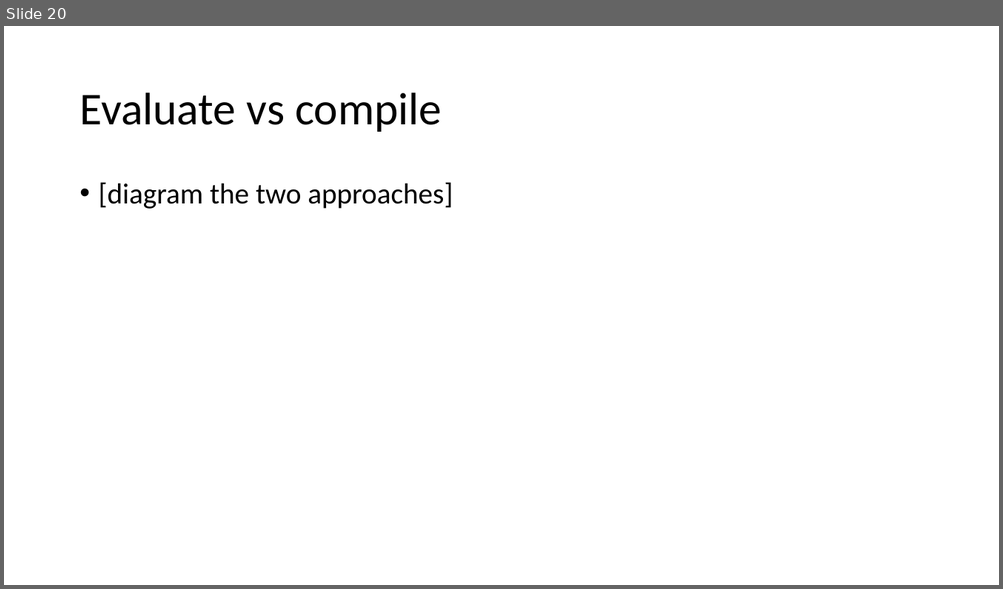
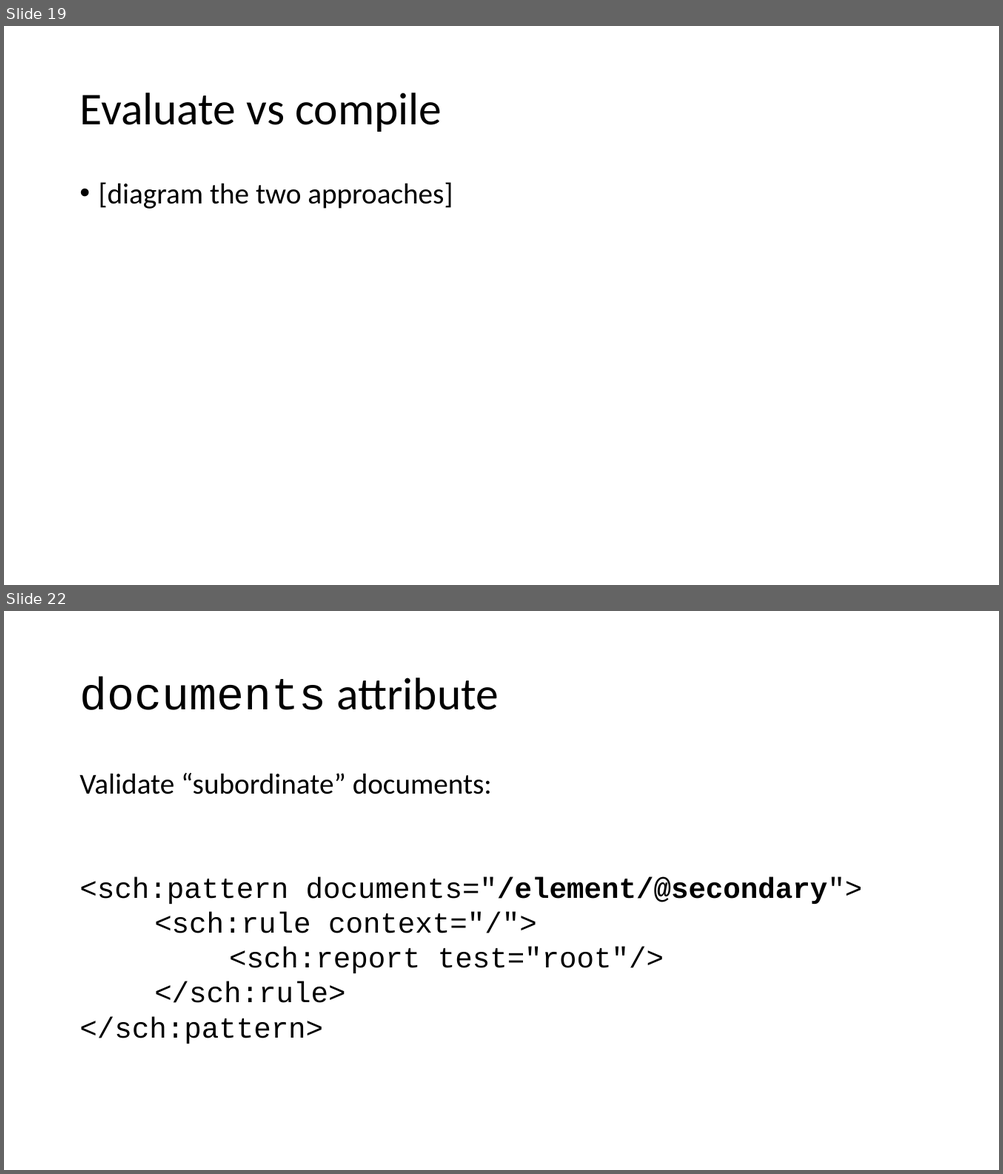
Before and after one commit to AndrewSales/XQS, a slide deck: Markup UK 2023 slides.pptx. Shown one above the other, each under a label of ours: slide 20 before the commit, slides 19 and 22 after it; the slides between them are not shown. The pictures are 1003x589 and 1003x1174 pixels, drawn with LibreOffice and Linux fonts; fonts in the diff are those of the drawing. Boxes give left, top, right and bottom in pixels: in the first picture for what was removed or moved away, otherwise in the second. Text is boxed around its words. In the diff, an @@ line names an element or a change of style, - is before the commit and + after.

```diff
--- a/Markup UK 2023 slides.pptx
+++ b/Markup UK 2023 slides.pptx
@@ slide 22 added at [4, 611, 999, 1170], background #FFFFFF @@
@@ title added at [79, 677, 498, 710], 44 pt, text #000000 @@
+documents attribute
@@ text added at [79, 773, 862, 1044], 28 pt, text #000000 @@
+Validate “subordinate” documents:
+<sch:pattern documents="/element/@secondary">
+<sch:rule context="/">
+<sch:report test="root"/>
+</sch:rule>
+</sch:pattern>
@@ what was slide 20 is now slide 19 @@
```
Also in this commit, not shown: 5 slides changed, 12 other slides added, 1 slide removed.
